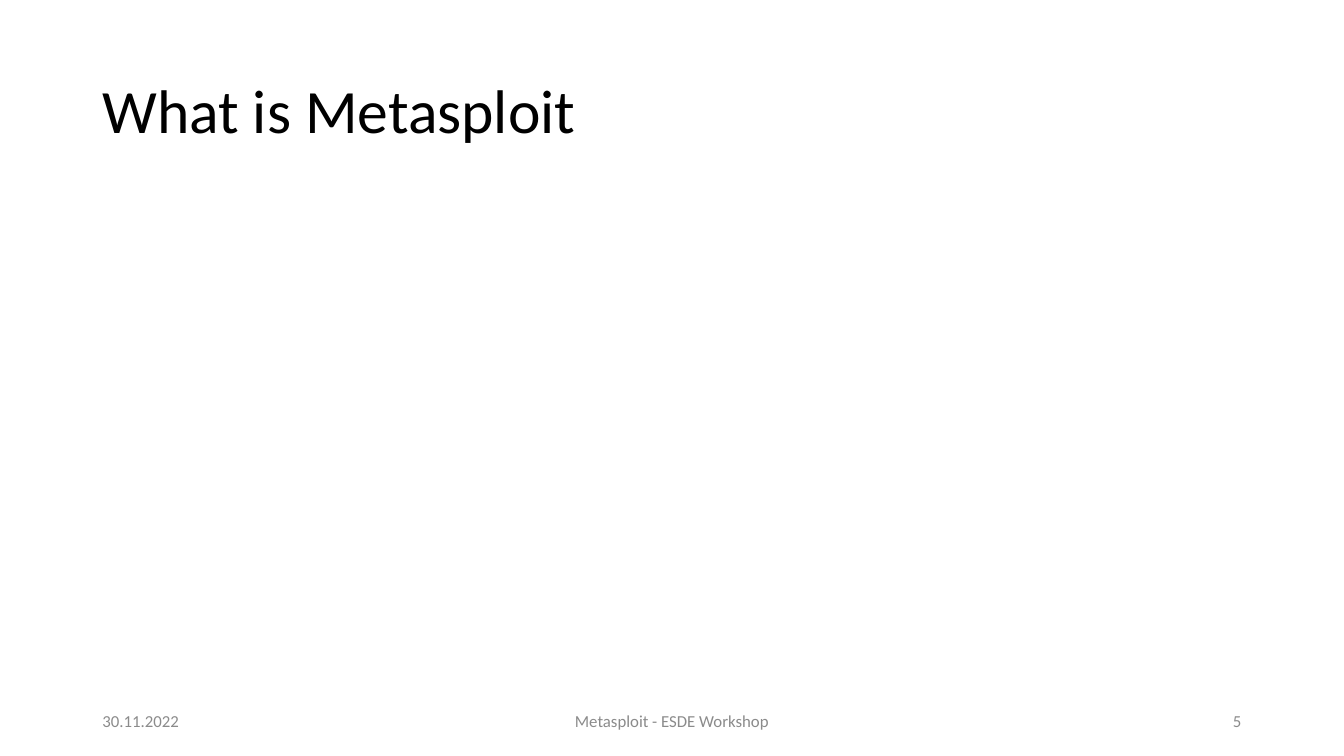
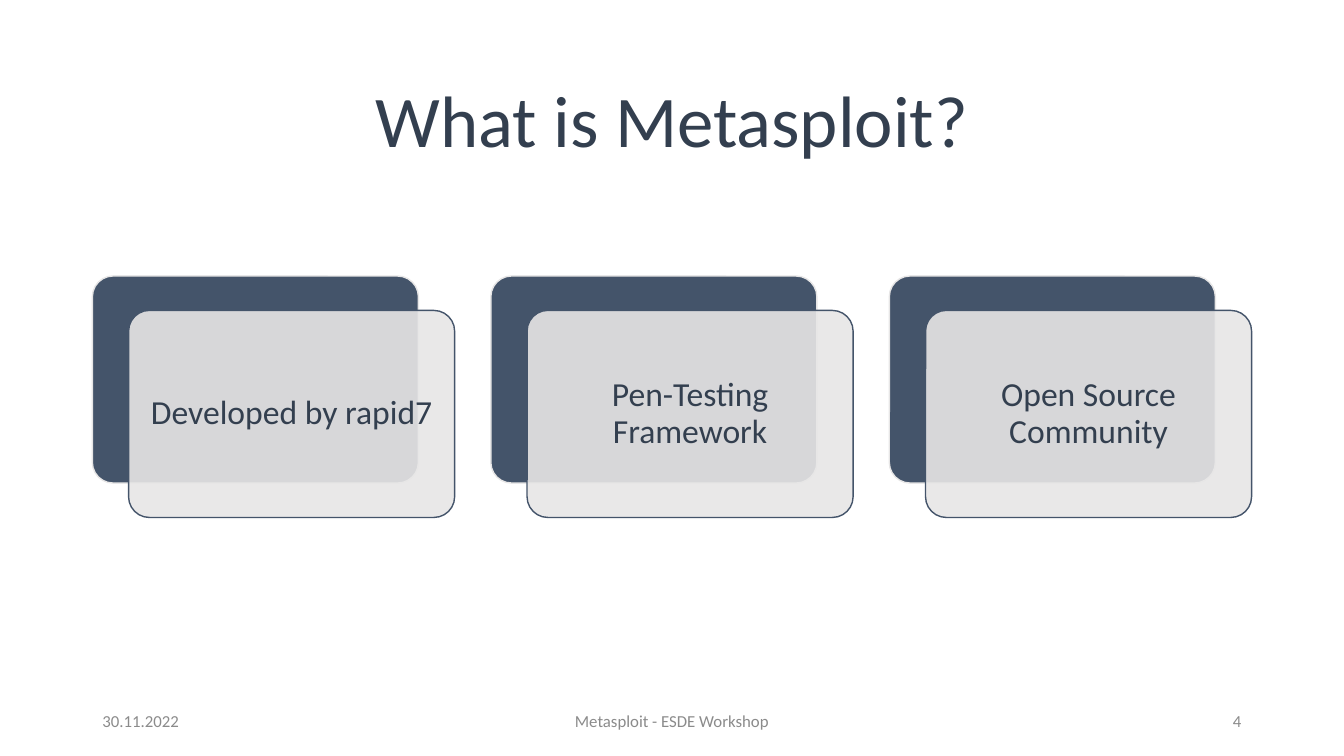
Before and after one commit to sebivenlo/ESDE_Metasploit_2022, a slide deck: slide 4 of presentation.pptx (slide 5 before the commit). Drawn at 1344x756 pixels with LibreOffice and Linux fonts; fonts in the diff are those of the drawing. Boxes give left, top, right and bottom in pixels: in the first picture for what was removed or moved away, otherwise in the second. Text is boxed around its words. In the diff, an @@ line names an element or a change of style, - is before the commit and + after.

```diff
--- a/presentation.pptx
+++ b/presentation.pptx
@@ title at [376,96,968,159]: text changed; size 44 to 52 pt; text colour #000000 to #333F50 @@
-What is Metasploit
+What is Metasploit?
@@ group added at [93,276,1251,517]: 6 rounded rectangles, 3 texts @@
+Developed by rapid7
+Pen-Testing Framework
+Open Source Community
@@ page number at [1233,716,1241,727]: text changed @@
-5
+4
```
Also in this commit, not shown: 9 other slides changed, 10 slides removed.
